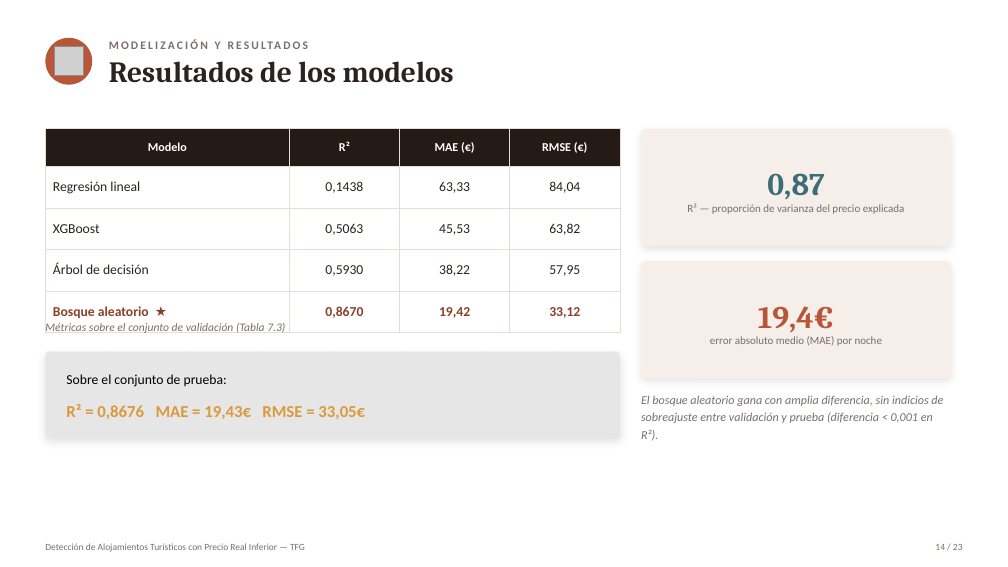
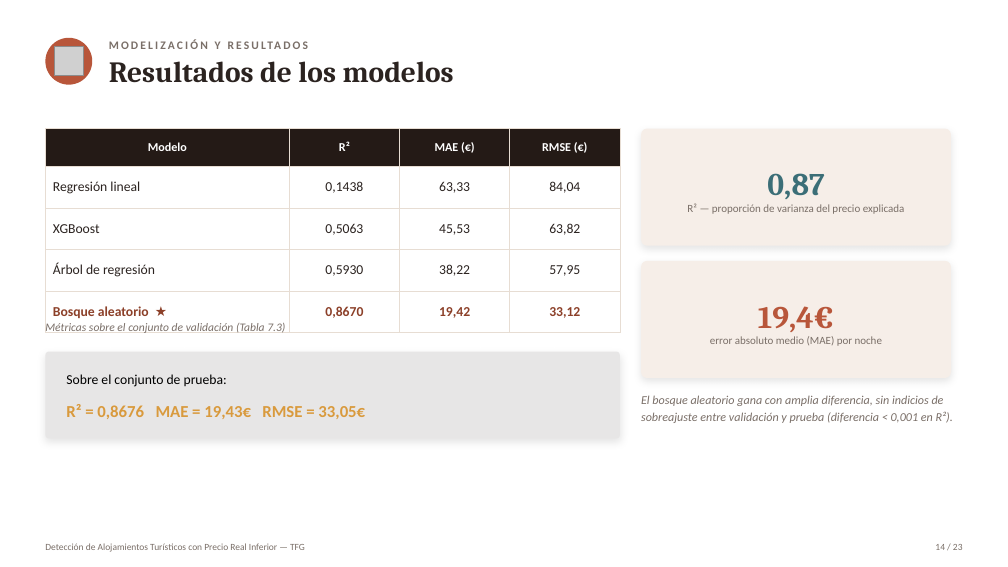
Before and after one commit to Marjimleo3/TFG, a slide deck: slide 14 of TFG_Chollos/Presentacion_Defensa_TFG.pptx. Drawn at 1008x567 pixels with LibreOffice and Linux fonts; fonts in the diff are those of the drawing; grey boxes stand for pictures. Boxes give left, top, right and bottom in pixels: in the first picture for what was removed or moved away, otherwise in the second. Text is boxed around its words. In the diff, an @@ line names an element or a change of style, - is before the commit and + after.

```diff
--- a/TFG_Chollos/Presentacion_Defensa_TFG.pptx
+++ b/TFG_Chollos/Presentacion_Defensa_TFG.pptx
@@ table at <box>45,129,621,333</box> @@
-row 4, column 1: Árbol de decisión
+row 4, column 1: Árbol de regresión
@@ text "El bosque aleatorio gana con ..." rewrapped from <box>641,395,943,441</box> to <box>641,395,953,423</box> @@
```
Also in this commit, not shown: 10 other slides changed.
